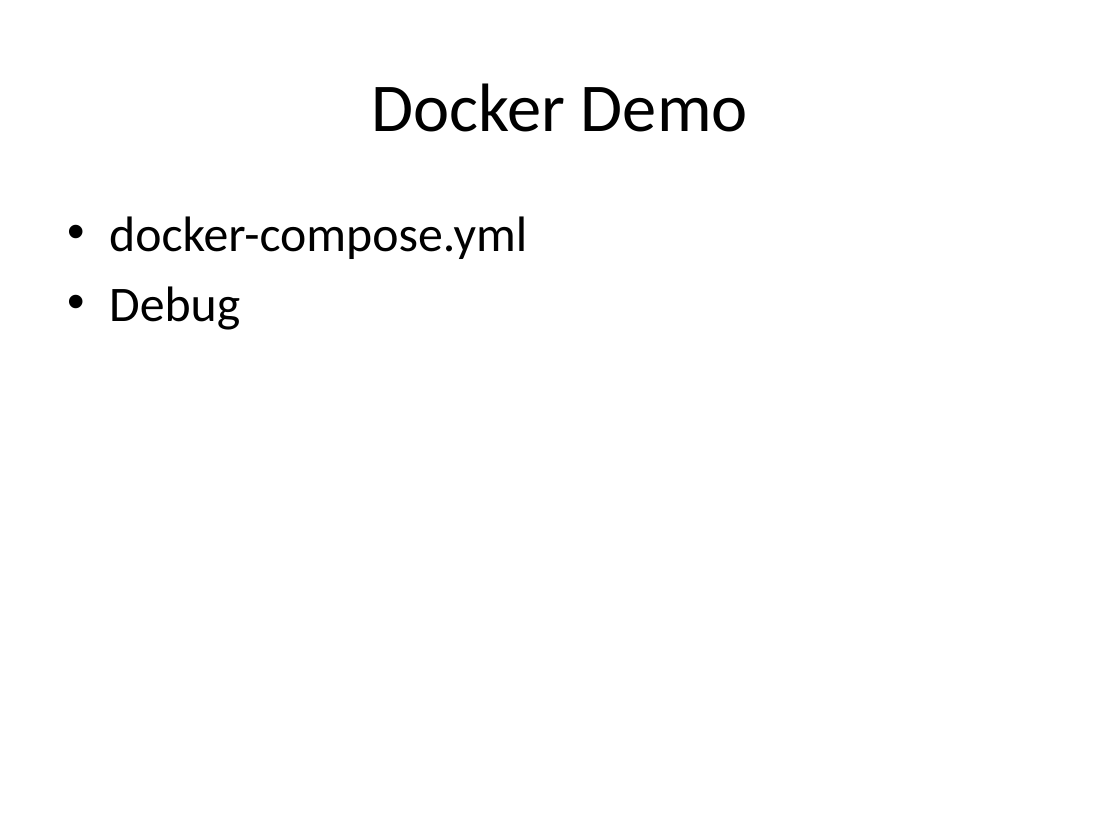
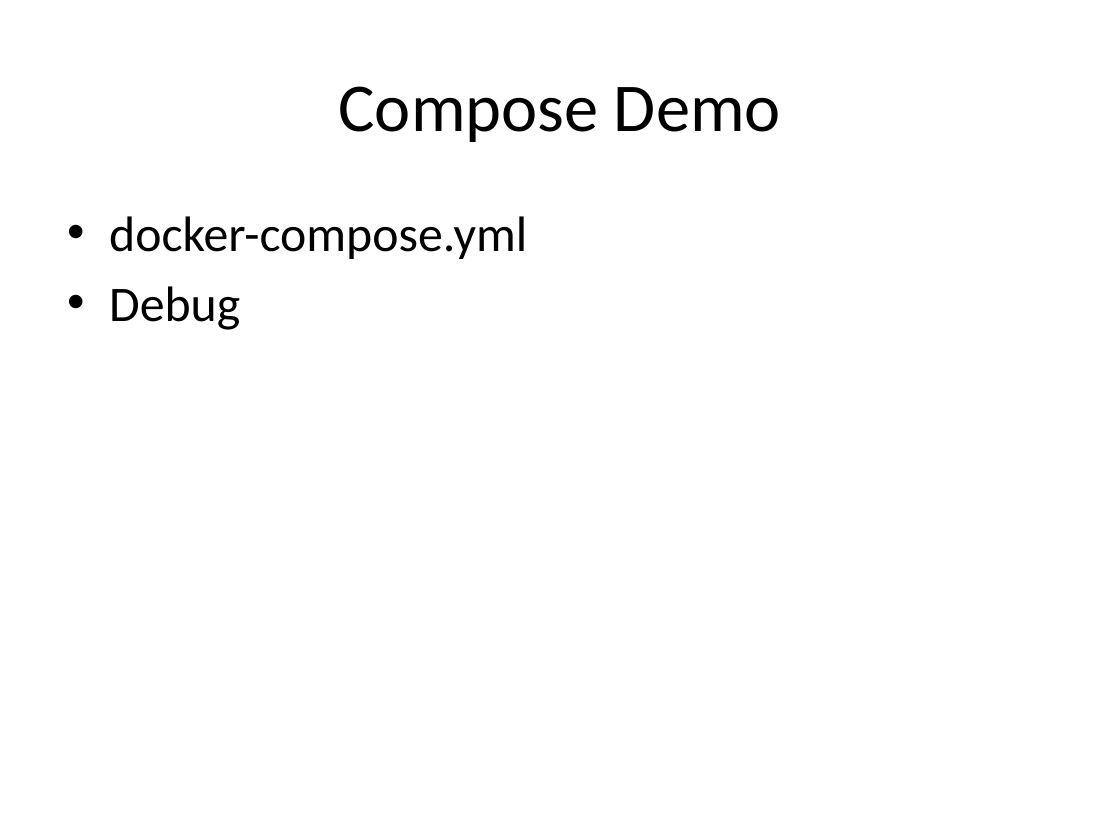
Before and after one commit to wrasdf/ddd-workshop, a slide deck: slide 5 of day-4/ddd-4.pptx. Drawn at 1120x840 pixels with LibreOffice and Linux fonts; fonts in the diff are those of the drawing. Boxes give left, top, right and bottom in pixels: in the first picture for what was removed or moved away, otherwise in the second. Text is boxed around its words. In the diff, an @@ line names an element or a change of style, - is before the commit and + after.

Commit message:
[Kerry] add a simple nginx demo for day-4 docker-compose file

```diff
--- a/day-4/ddd-4.pptx
+++ b/day-4/ddd-4.pptx
@@ title at <box>339,86,781,142</box>: text changed @@
-Docker Demo
+Compose Demo
```
Also in this commit, not shown: 3 other slides changed, 1 other file.
